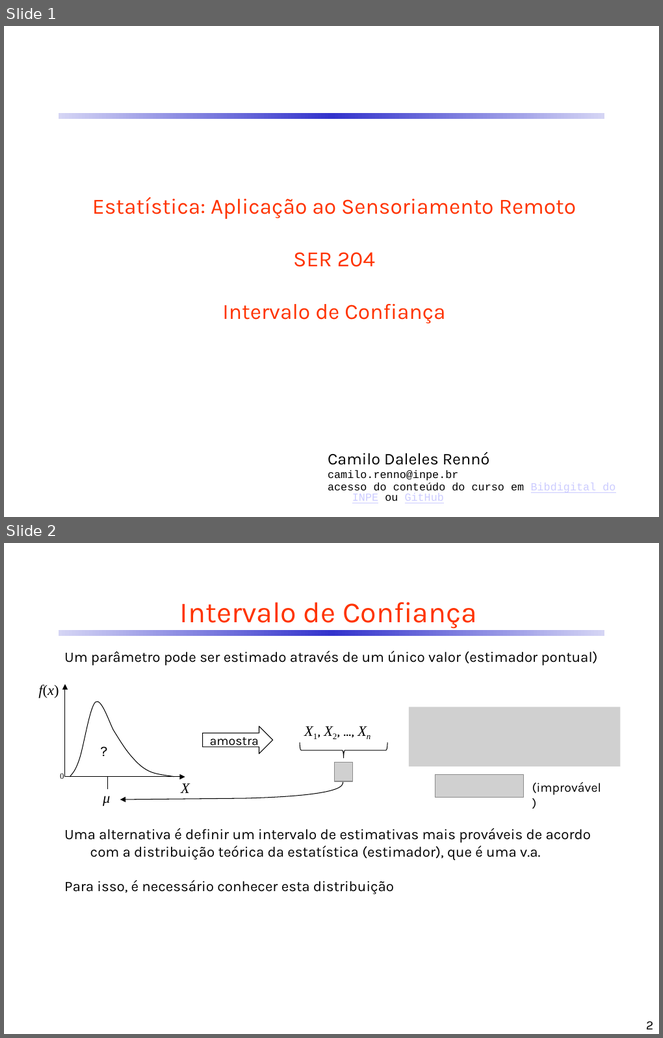
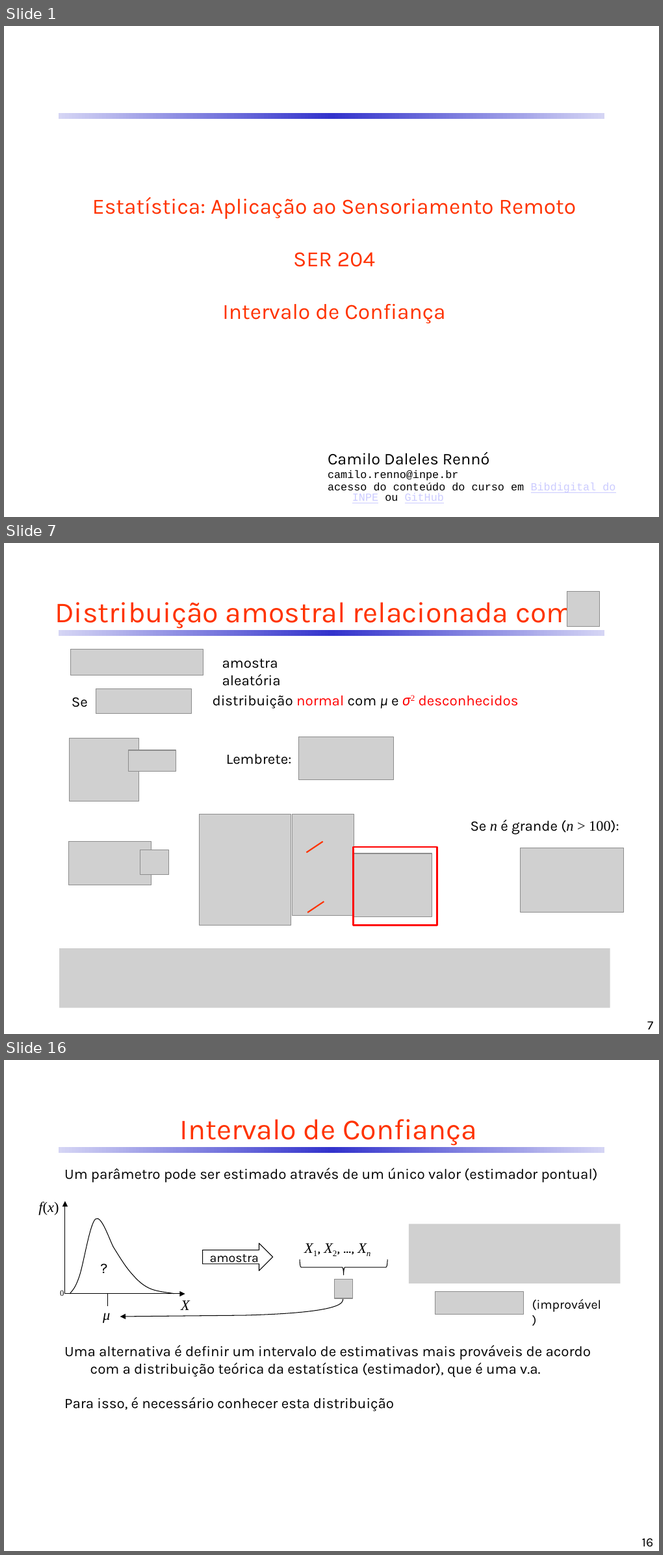
Before and after one commit to CDRenno/Estatistica, a slide deck: ppt/06InfEstat_IntConf.pptx. Shown one above the other, each under a label of ours: slides 1 and 2 before the commit, slides 1, 7 and 16 after it; the slides between them are not shown. The pictures are 663x1038 and 663x1555 pixels, drawn with LibreOffice and Linux fonts; fonts in the diff are those of the drawing; grey boxes stand for pictures. Boxes give left, top, right and bottom in pixels: in the first picture for what was removed or moved away, otherwise in the second. Text is boxed around its words. In the diff, an @@ line names an element or a change of style, - is before the commit and + after.

```diff
--- a/ppt/06InfEstat_IntConf.pptx
+++ b/ppt/06InfEstat_IntConf.pptx
@@ slide 7 added at (x1=4, y1=543, x2=659, y2=1034), background #FFFFFF; not listed: 1 template element that a slide beside it also shows @@
@@ title added at (x1=55, y1=596, x2=573, y2=629), 32 pt, text #FF3300 @@
+Distribuição amostral relacionada com
@@ picture added at (x1=568, y1=592, x2=600, y2=626) @@
@@ picture added at (x1=71, y1=649, x2=204, y2=676) @@
@@ text added at (x1=222, y1=659, x2=281, y2=686), 16 pt, text #000000 @@
+amostra aleatória
@@ text added at (x1=72, y1=697, x2=88, y2=707), 16 pt, text #000000 @@
+Se
@@ picture added at (x1=96, y1=689, x2=191, y2=714) @@
@@ text added at (x1=213, y1=695, x2=519, y2=709), 16 pt, text #FF0000 @@
+distribuição normal com μ e σ2 desconhecidos
@@ picture added at (x1=299, y1=737, x2=394, y2=780) @@
@@ picture added at (x1=70, y1=738, x2=139, y2=802) @@
@@ picture added at (x1=129, y1=750, x2=176, y2=771) @@
@@ text added at (x1=226, y1=754, x2=292, y2=765), 16 pt, text #000000 @@
+Lembrete:
@@ picture added at (x1=200, y1=814, x2=292, y2=925) @@
@@ picture added at (x1=293, y1=814, x2=354, y2=916) @@
@@ text added at (x1=471, y1=820, x2=620, y2=835), 16 pt, text #000000 @@
+Se n é grande (n > 100):
@@ picture added at (x1=68, y1=842, x2=151, y2=885) @@
@@ picture added at (x1=140, y1=850, x2=169, y2=875) @@
@@ line added from (323, 842) to (307, 853), #FF3300 1.5 pt @@
@@ picture added at (x1=352, y1=854, x2=422, y2=917) @@
@@ picture added at (x1=352, y1=854, x2=432, y2=917) @@
@@ rectangle added at (x1=353, y1=847, x2=437, y2=925), outline #FF0000 2 pt @@
@@ picture added at (x1=520, y1=848, x2=624, y2=913) @@
@@ line added from (324, 902) to (308, 913), #FF3300 1.5 pt @@
@@ picture added at (x1=59, y1=949, x2=610, y2=1008) @@
@@ page number added at (x1=648, y1=1021, x2=653, y2=1030), 14 pt, text #000000 @@
+7
@@ what was slide 2 is now slide 16 @@
@@ page number at (x1=642, y1=1538, x2=654, y2=1547): text changed @@
-2
+16
```
Also in this commit, not shown: 13 other slides added, 3 other files.
